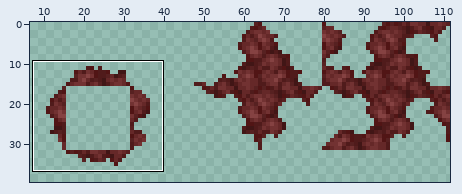
Two versions of one sprite sheet, GAM/assets/minecraft/optifine/ctm/netherrack_gangue/0-20.png. The picture above shows the old version from afar; the outline marks the close-up.
Close-up. As it was:
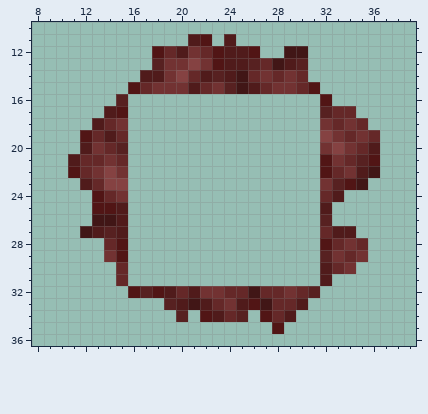
The file is 112x48 pixels. Shown: x 8..39, y 10..36. The wide view leaves out empty margins. The commit also changed other parts of the picture, which this record leaves out.
Once edited:
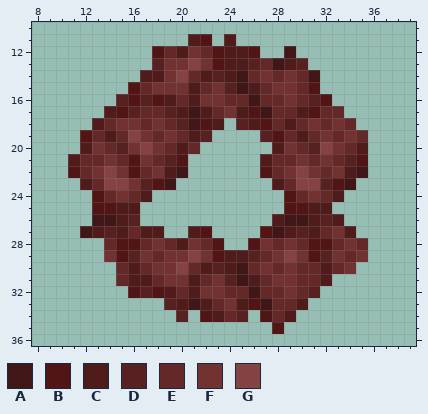
Palette (. is transparent): A #411616  B #511515  C #501b1b  D #572121  E #652828  F #723232  G #854242
Edits made:
{"y":12,"x":30,"old":"A","new":"."}
{"y":14,"x":31,"old":".","new":"A"}
{"y":16,"x":16,"old":"................","new":"BDBCECFFEEAEEFED"}
{"y":17,"x":16,"old":"................D","new":"DEEDCACEFCBAEECBE"}
{"y":17,"x":34,"old":"E","new":"."}
{"y":18,"x":16,"old":"........","new":"FEFEDABC"}
{"y":18,"x":25,"old":".......FEFE","new":"DCBECEFEFE."}
{"y":19,"x":16,"old":".......","new":"GFEFECD"}
{"y":19,"x":27,"old":".....GFEFE","new":"DBECEFEFE."}
{"y":20,"x":16,"old":"......","new":"FGFECE"}
{"y":20,"x":28,"old":"....FGFEC","new":"CFEDGFEC."}
{"y":21,"x":16,"old":".....","new":"BFEDB"}
{"y":21,"x":27,"old":".....BFEDB","new":"CEEFEFEDB."}
{"y":22,"x":16,"old":".....","new":"BEFCA"}
{"y":22,"x":27,"old":".....BEFCA","new":"BEFGFEFCA."}
{"y":23,"x":16,"old":"....","new":"FDBA"}
{"y":23,"x":28,"old":"....FDBA","new":"CEGGDBA."}
{"y":24,"x":16,"old":"..","new":"EC"}
{"y":24,"x":29,"old":"...","new":"BEF"}
{"y":25,"x":16,"old":".","new":"C"}
{"y":25,"x":29,"old":"...","new":"BBC"}
{"y":26,"x":16,"old":".","new":"D"}
{"y":26,"x":28,"old":"....","new":"CAAC"}
{"y":26,"x":33,"old":".","new":"C"}
{"y":27,"x":16,"old":"...","new":"ECC"}
{"y":27,"x":21,"old":"..","new":"CB"}
{"y":27,"x":27,"old":".....","new":"BACDC"}
{"y":27,"x":33,"old":"C","new":"F"}
{"y":28,"x":16,"old":"........","new":"BEFECFEB"}
{"y":28,"x":26,"old":"......","new":"BFEFEB"}
{"y":29,"x":16,"old":"................","new":"DFEFFGFBCCDEFGFB"}
{"y":30,"x":16,"old":"................","new":"CEFFGECDCAEFEFEE"}
{"y":31,"x":16,"old":"................","new":"CCEFFCEFDACEFFEE"}
